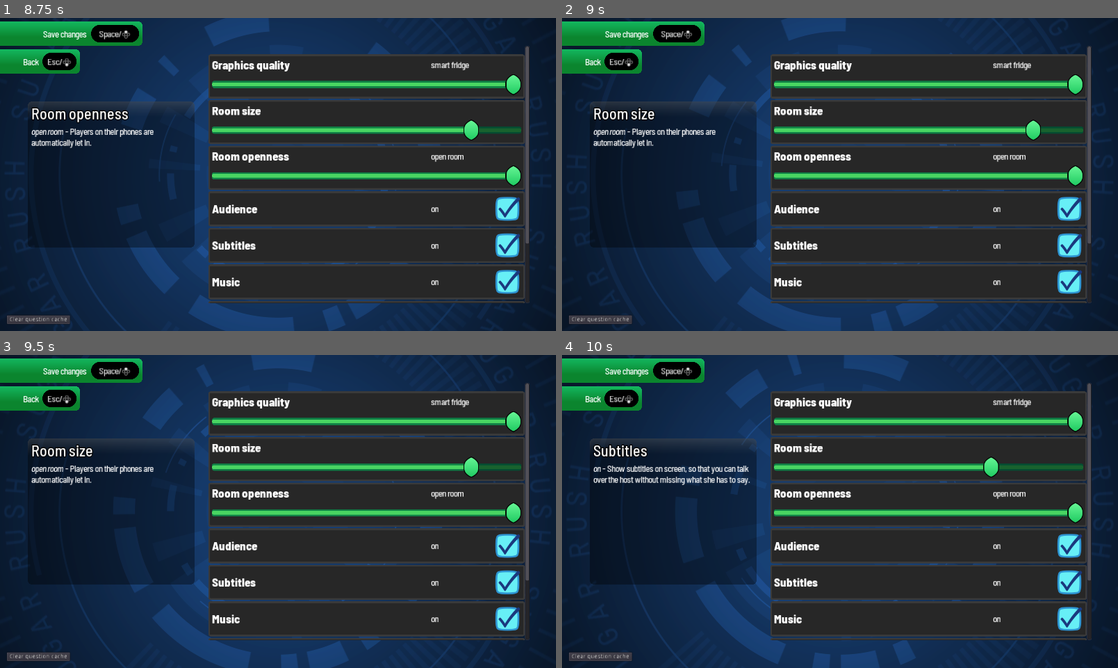
Above: before the commit, frames 1-4 (two rows, left to right).
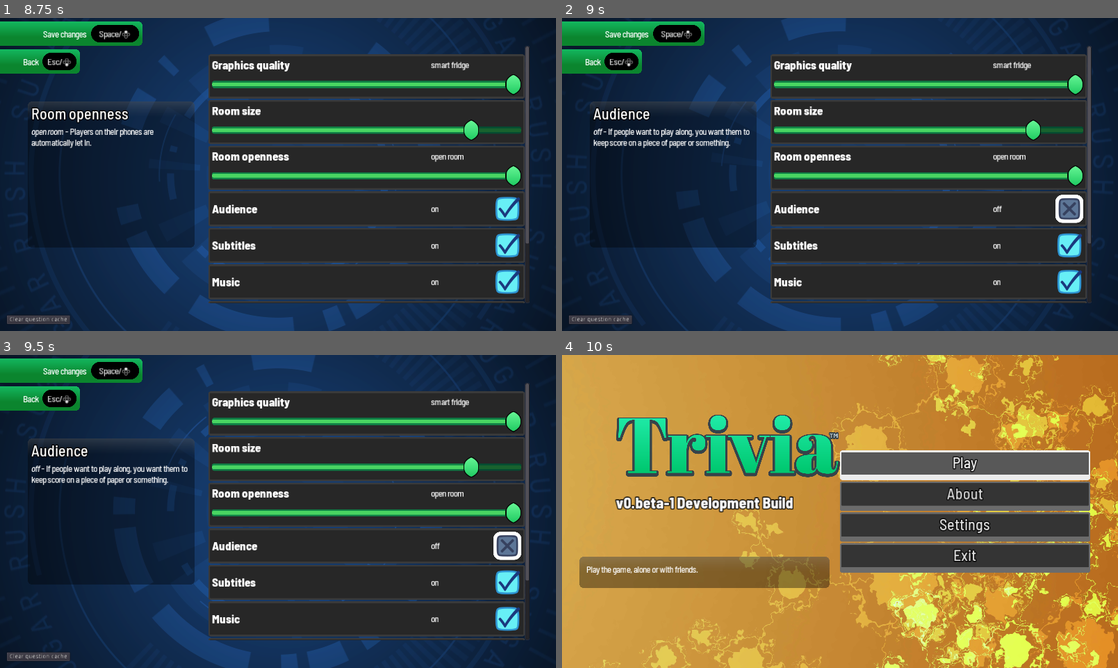
Above: after the commit, the same moments.

Repository: JapanYoshi/salty
Game: Godot game, scene res://SplashScreen.tscn
The game is run twice, just before and just after one commit, with the same random seed, the same clock (stepped at 60 frames per second) and the same inputs. Sound files missing from this copy of the repository are replaced by a short silence.
Inputs (mouse positions are in pixels of both pictures, inside the frame that each line leads up to):
- Up to frame 1 (8.75 s): tap Enter (ui_accept) at 0.5, 0.77, 2.27, 3.77, 4.52, 5.27, 6.77, 7.52, 8.27 s; move the mouse to (400, 158) at 0.52 s; hold Right (ui_right) 0.53-1.25 s; hold U (signup2) 0.53-1.25 s; click (400, 158) at 0.67 s; click "Settings" at 1.25 s; move the mouse to (166, 190) at 2.02 s; hold Down (ui_down) 2.03-2.78 s; tap O (signup2b) at 2.1 s; move the mouse to (333, 105) at 2.77 s; hold Right (ui_right) 2.78-3.53 s; tap G at 2.85 s; move the mouse to (250, 237) at 3.52 s; hold Q (signup0) 3.53-4.28 s; tap V at 3.6 s; click (250, 237) at 3.67 s; move the mouse to (444, 221) at 4.27 s; hold Left (ui_left) 4.28-5.78 s; tap B at 4.35 s; move the mouse to (111, 127) at 5.02 s; tap N at 5.1 s; move the mouse to (305, 174) at 5.77 s; hold Down (ui_down) 5.78-6.53 s; tap I at 5.85 s; click (305, 174) at 5.92 s; move the mouse to (194, 96) at 6.52 s; hold Right (ui_right) 6.53-7.28 s; tap J at 6.6 s; move the mouse to (400, 158) at 7.27 s; hold Q (signup0) 7.28-8.03 s; tap K at 7.35 s; move the mouse to (166, 190) at 8.02 s; hold Right (ui_right) from 8.03 s (still down); tap L at 8.1 s; click (166, 190) at 8.17 s
- Up to frame 2 (9 s): move the mouse to (895, 105) at 8.77 s; release Right (ui_right) at 8.78 s; hold Down (ui_down) from 8.78 s (still down); tap Keypad Enter at 8.85 s
- Up to frame 3 (9.5 s): keep holding Down (ui_down)
- Up to frame 4 (10 s): move the mouse to (812, 574) at 9.52 s; release Down (ui_down) at 9.53 s; hold Left (ui_left) from 9.53 s (still down); tap U (signup2) at 9.6 s; tap Enter (ui_accept) at 9.77 s

Frame 1 is identical in both runs. In frame 2, 1.4% of the frame differs, in the area x 5-94%, y 28-66%; in frame 3, 1.4%; in frame 4, 92%, in the area x 0-100%, y 0-100%.
Error in both runs: Invalid get index '1' (on base: 'PoolStringArray'). (res://logo/LogoContainer.gd:16)

Commit message:
manually fix focus neighbors

Diff:
--- a/Settings.tscn
+++ b/Settings.tscn
@@ -361,7 +361,7 @@
 [node name="HSlider" type="HSlider" parent="Scroll/VBoxContainer/GraphicsQuality/VBox/HBoxContainer"]
 margin_right = 712.0
 margin_bottom = 48.0
-focus_neighbour_top = NodePath("../../../../RoomOpenness/VBox/HBoxContainer/HSlider")
+focus_neighbour_bottom = NodePath("../../../../RoomSize/VBox/HBoxContainer/HSlider")
 size_flags_horizontal = 3
 max_value = 2.0
 value = 2.0
@@ -414,7 +414,8 @@
 [node name="HSlider" type="HSlider" parent="Scroll/VBoxContainer/RoomSize/VBox/HBoxContainer"]
 margin_right = 712.0
 margin_bottom = 48.0
-focus_neighbour_top = NodePath("../../../../RoomOpenness/VBox/HBoxContainer/HSlider")
+focus_neighbour_top = NodePath("../../../../GraphicsQuality/VBox/HBoxContainer/HSlider")
+focus_neighbour_bottom = NodePath("../../../../RoomOpenness/VBox/HBoxContainer/HSlider")
 size_flags_horizontal = 3
 max_value = 7.0
 value = 7.0
@@ -467,7 +468,8 @@
 [node name="HSlider" type="HSlider" parent="Scroll/VBoxContainer/RoomOpenness/VBox/HBoxContainer"]
 margin_right = 712.0
 margin_bottom = 48.0
-focus_neighbour_bottom = NodePath("../../../../RoomSize/VBox/HBoxContainer/HSlider")
+focus_neighbour_top = NodePath("../../../../RoomSize/VBox/HBoxContainer/HSlider")
+focus_neighbour_bottom = NodePath("../../../../Audience/VBox/HSplit/SBox")
 size_flags_horizontal = 3
 max_value = 2.0
 value = 2.0
@@ -514,7 +516,8 @@
 margin_left = 648.0
 margin_right = 712.0
 margin_bottom = 64.0
-focus_neighbour_top = NodePath("../../../../RoomSize/VBox/HBoxContainer/HSlider")
+focus_neighbour_top = NodePath("../../../../RoomOpenness/VBox/HBoxContainer/HSlider")
+focus_neighbour_bottom = NodePath("../../../../PanelContainer6/VBox/HSplit/SBox")
 pressed = true
 align = 2
 
@@ -557,7 +560,8 @@
 margin_left = 648.0
 margin_right = 712.0
 margin_bottom = 64.0
-focus_neighbour_top = NodePath("../../../../RoomSize/VBox/HBoxContainer/HSlider")
+focus_neighbour_top = NodePath("../../../../Audience/VBox/HSplit/SBox")
+focus_neighbour_bottom = NodePath("../../../../PanelContainer3/VBox/HSplit/SBox")
 pressed = true
 align = 2
 
